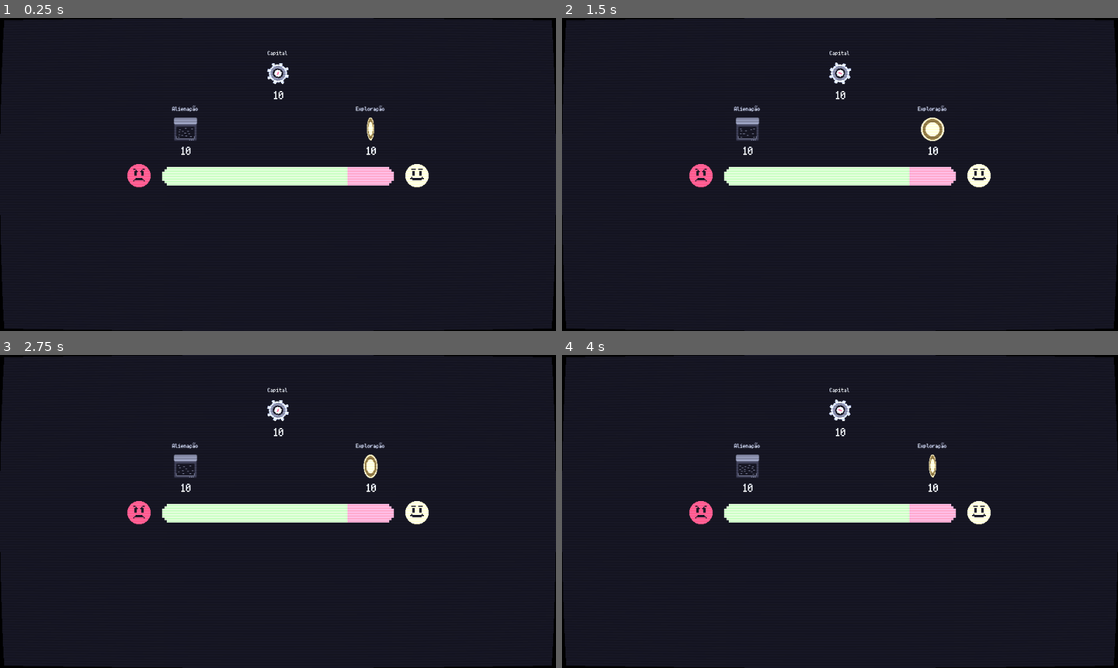
Above: before the commit, frames 1-4 (two rows, left to right).
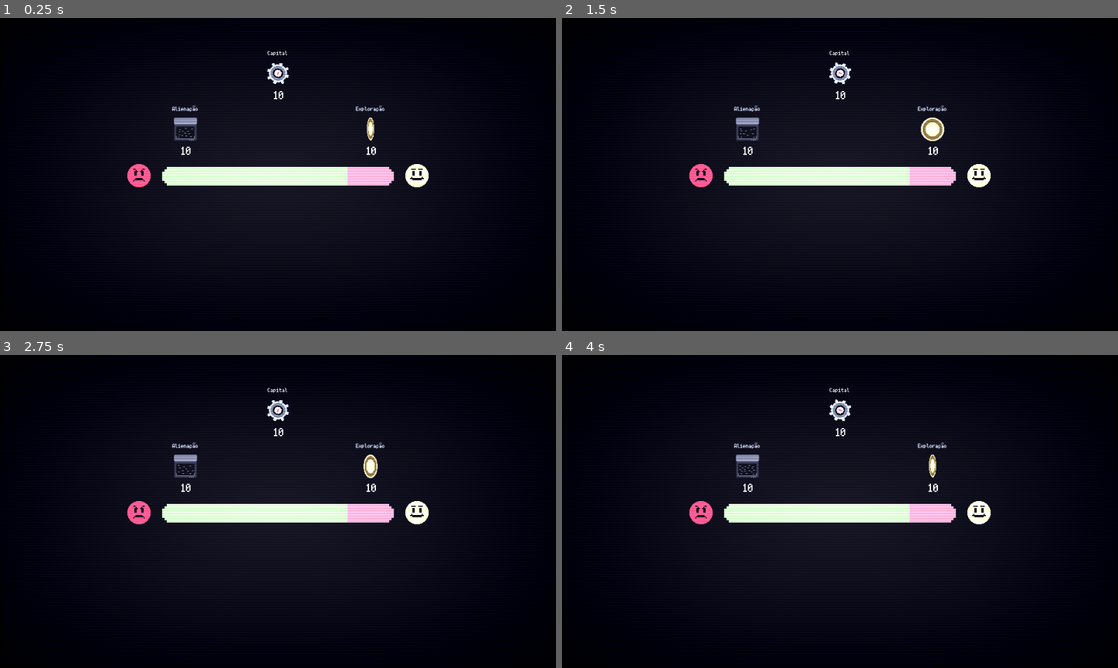
Above: after the commit, the same moments.

Repository: Ilwel/cards-against-captalism
Game: Godot game, scene res://Scenes/Match.tscn
Two runs of this game, one before a commit and one after it. Both use one fixed random seed, a clock stepped at 60 frames per second and the inputs below.
Inputs:
- Up to frame 1 (0.25 s): no input
- Up to frame 2 (1.5 s): no input
- Up to frame 3 (2.75 s): no input
- Up to frame 4 (4 s): no input

The runs differ from the first frame. In frame 1, 8.1% of the frame differs, in the area x 0-100%, y 0-100%; in frame 2, 8.1%; in frame 3, 8.1%; in frame 4, 8.1%.

Commit message:
feat: ctr effect ajustments

Diff:
--- a/Scripts/Ctr.gdshader
+++ b/Scripts/Ctr.gdshader
@@ -2,6 +2,7 @@
 render_mode unshaded, skip_vertex_transform;
 
 const float curvature = 8.0;
+const float vignette_mul = 0.1;
 
 uniform sampler2D screen_texture: hint_screen_texture;
 
@@ -10,7 +11,9 @@
 	vec2 uv_offset = centered_uv.yx / curvature;
 	vec2 warped_uv = centered_uv + centered_uv * uv_offset * uv_offset;
 	vec3 cutoff = vec3(step(abs(warped_uv.x), 1.0) * step(abs(warped_uv.y), 1.0));
-	vec3 scanlines = vec3(sin(2.0 * warped_uv.y * 188.0) * 0.15 + 1.3);
+	vec3 scanlines = vec3(sin(2.0 * warped_uv.y * 188.0) * 0.15 + 1.4);
+	vec3 vicnette = vec3(length(pow(abs(centered_uv), vec2(4.0) / 3.0)));
 	vec3 screen_color = texture(screen_texture, (warped_uv + 1.0)/2.0).rgb * cutoff * scanlines;
+	screen_color -= vicnette * vignette_mul;
 	COLOR = vec4(screen_color, 1.0);
 }
